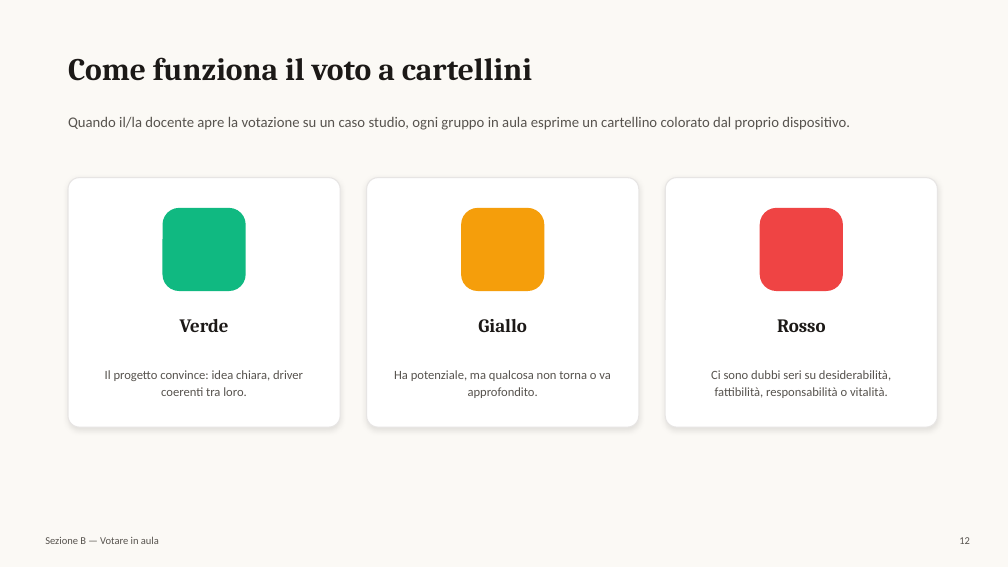
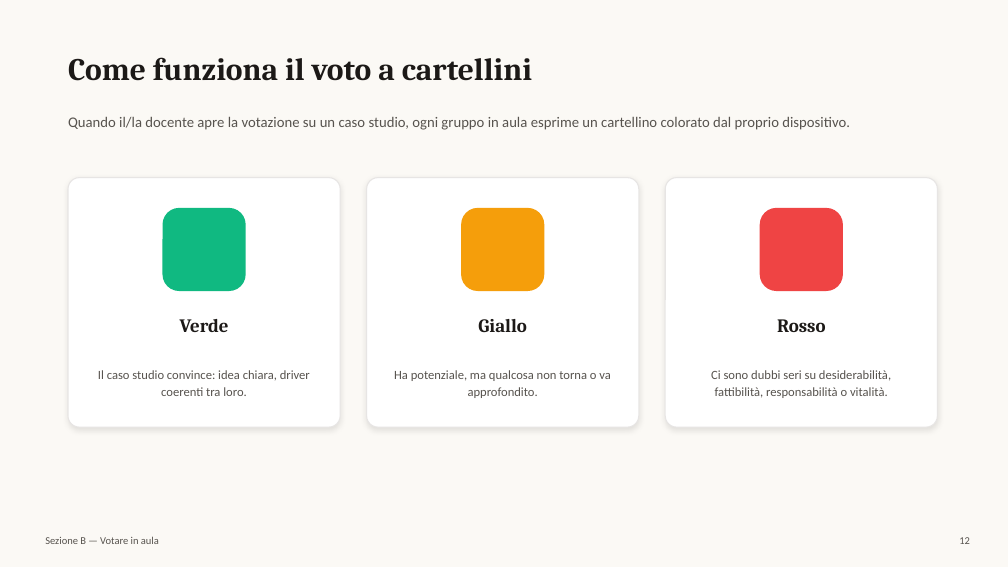
Before and after one commit to leonardomoiso-wq/design3v3, a slide deck: slide 12 of public/manuali/manuale-design-case-studies.pptx. Drawn at 1008x567 pixels with LibreOffice and Linux fonts; fonts in the diff are those of the drawing. Boxes give left, top, right and bottom in pixels: in the first picture for what was removed or moved away, otherwise in the second. Text is boxed around its words. In the diff, an @@ line names an element or a change of style, - is before the commit and + after.

```diff
--- a/public/manuali/manuale-design-case-studies.pptx
+++ b/public/manuali/manuale-design-case-studies.pptx
@@ text at (98, 370, 310, 396): text changed @@
-Il progetto convince: idea chiara, driver coerenti tra loro.
+Il caso studio convince: idea chiara, driver coerenti tra loro.
```
Also in this commit, not shown: 13 other slides changed, 5 other files.
